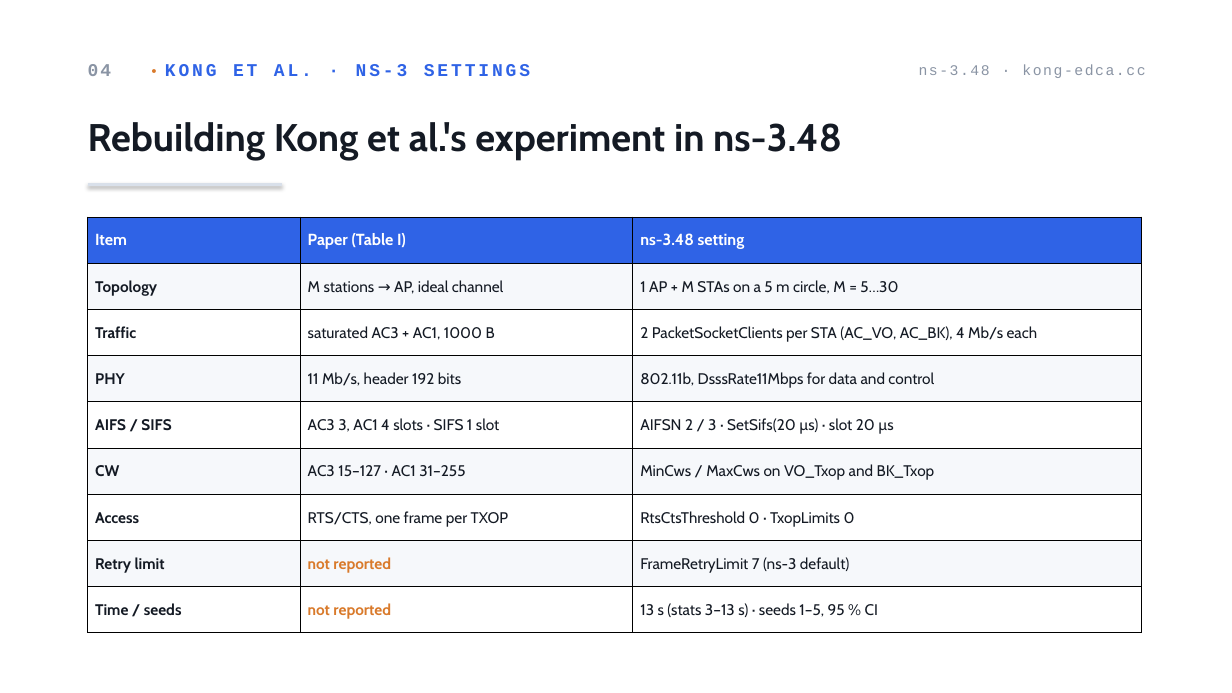
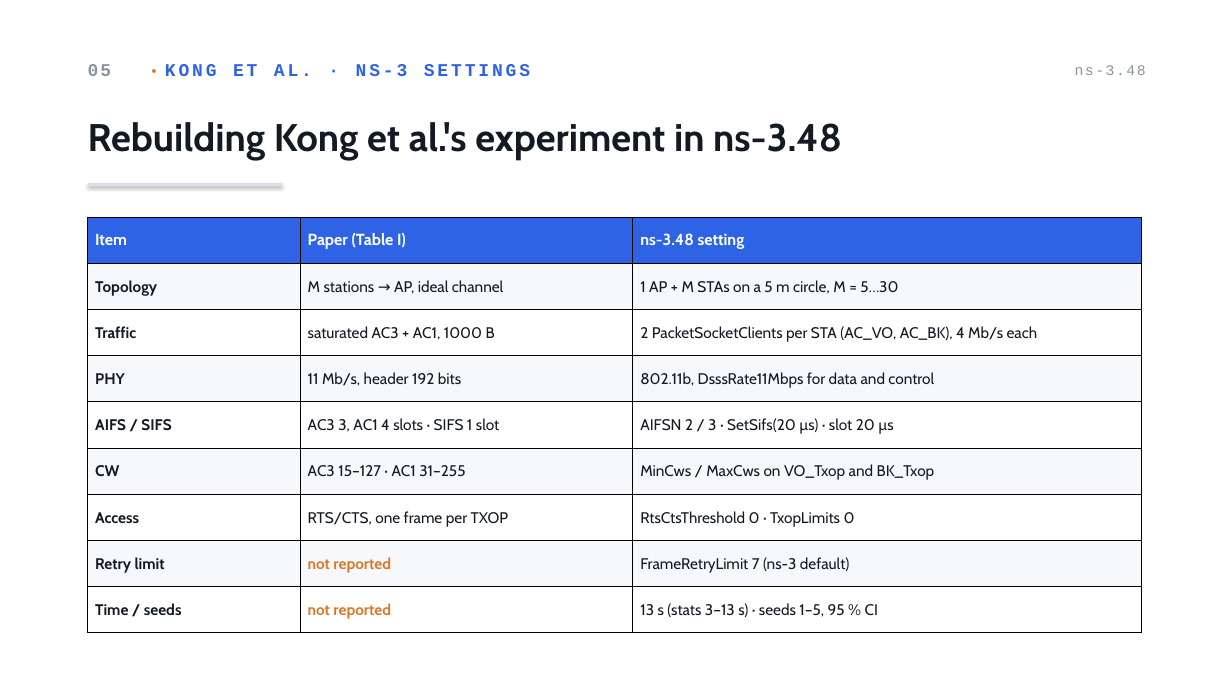
Before and after one commit to AhmadRifqi86/MWN-2026-M11402804-Rifqi, a slide deck: slide 6 of assets/ppt/a3-M11402804-AhmadRifqi.pptx (slide 5 before the commit). Drawn at 1232x693 pixels with LibreOffice and Linux fonts; fonts in the diff are those of the drawing. Boxes give left, top, right and bottom in pixels: in the first picture for what was removed or moved away, otherwise in the second. Text is boxed around its words. In the diff, an @@ line names an element or a change of style, - is before the commit and + after.

```diff
--- a/assets/ppt/a3-M11402804-AhmadRifqi.pptx
+++ b/assets/ppt/a3-M11402804-AhmadRifqi.pptx
@@ text at (88, 64, 530, 76): text changed @@
-04 • KONG ET AL. · NS-3 SETTINGS
+05 • KONG ET AL. · NS-3 SETTINGS
@@ text at (1075, 65, 1146, 75): text changed @@
-ns-3.48 · kong-edca.cc
+ns-3.48
```
Also in this commit, not shown: 5 other slides changed, 3 slides added, 2 slides removed, 11 other files.
